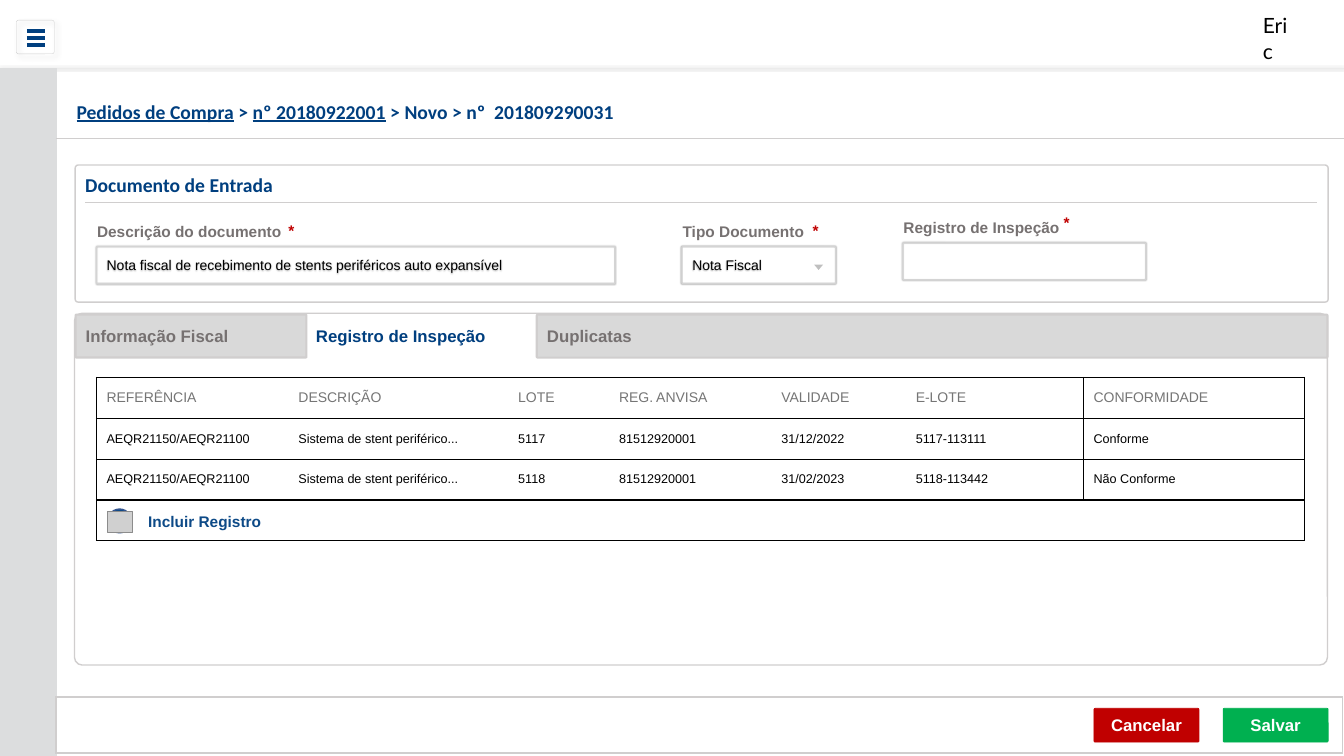
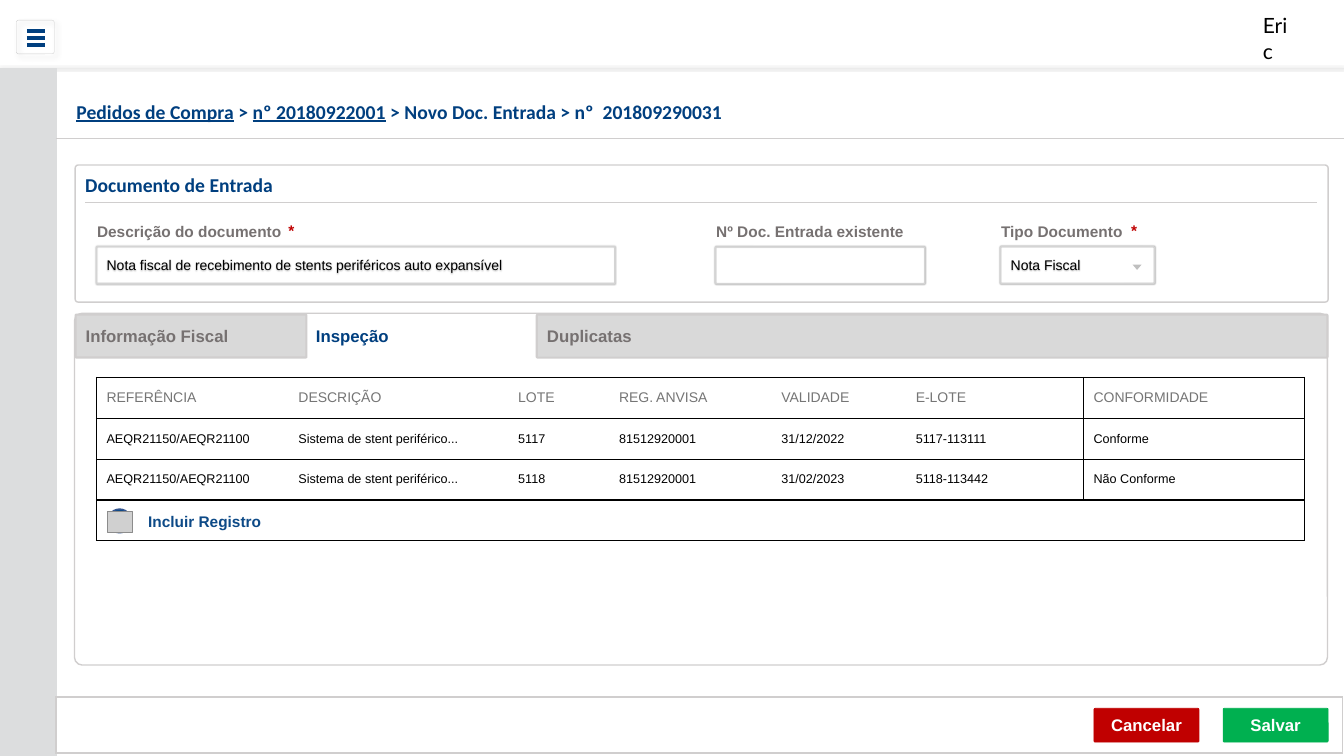
Before and after one commit to ericfgsilva/biograma, a slide deck: slide 7 of prototipo/PedidoDeCompra.pptx (slide 6 before the commit). Drawn at 1344x756 pixels with LibreOffice and Linux fonts; fonts in the diff are those of the drawing; grey boxes stand for pictures; background and template pictures are left out. Boxes give left, top, right and bottom in pixels: in the first picture for what was removed or moved away, otherwise in the second. Text is boxed around its words. In the diff, an @@ line names an element or a change of style, - is before the commit and + after.

Commit message:
Inclusão de docu de entrada e validação com Marcoss

```diff
--- a/prototipo/PedidoDeCompra.pptx
+++ b/prototipo/PedidoDeCompra.pptx
@@ text at <box>76,105,722,122</box>: text changed @@
-Pedidos de Compra > nº 20180922001 > Novo > nº 201809290031
+Pedidos de Compra > nº 20180922001 > Novo Doc. Entrada > nº 201809290031
@@ text added at <box>716,226,904,237</box>, 11 pt, text #767171, bold @@
+Nº Doc. Entrada existente
@@ text removed at <box>903,222,1060,236</box> @@
-Registro de Inspeção
@@ text removed at <box>1054,212,1080,236</box> @@
-*
@@ 2 texts, 1 rounded rectangle, 1 triangle: place and size @@
-2 texts, 1 rounded rectangle, 1 triangle at <box>683,219,837,283</box>
+2 texts, 1 rounded rectangle, 1 triangle at <box>1001,219,1155,283</box>
@@ rounded rectangle: place and size @@
-rounded rectangle at <box>903,243,1146,279</box>
+rounded rectangle at <box>716,247,925,283</box>
@@ text at <box>316,330,389,346</box>: text changed @@
-Registro de Inspeção
+Inspeção
```
Also in this commit, not shown: 3 other slides changed, 2 slides added, 1 other file.
